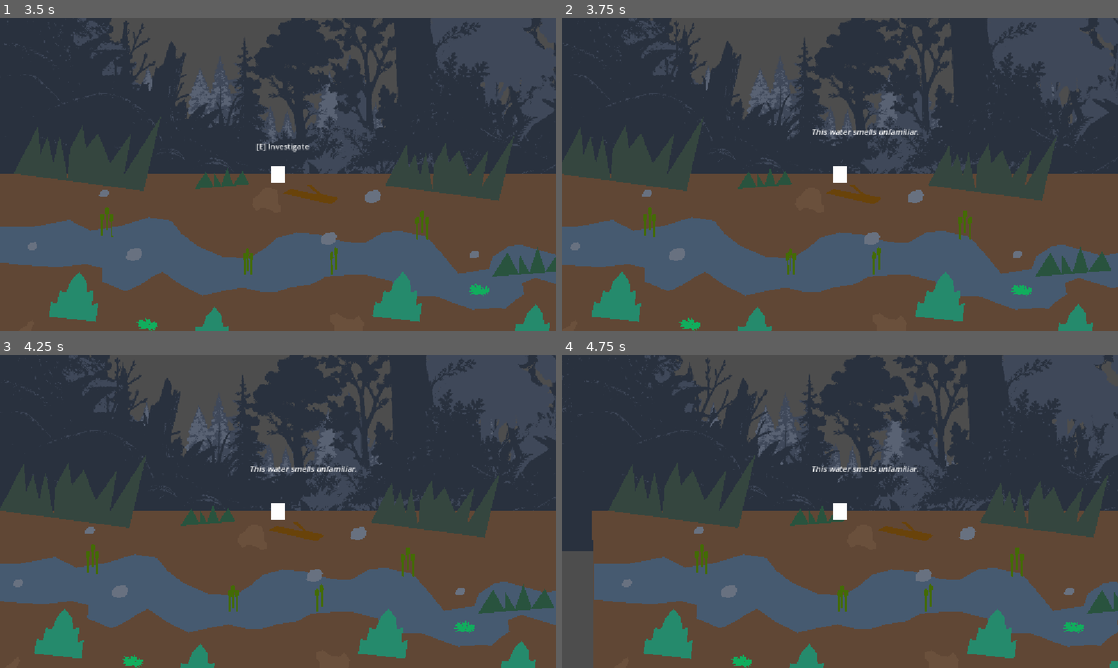
Above: before the commit, frames 1-4 (two rows, left to right).
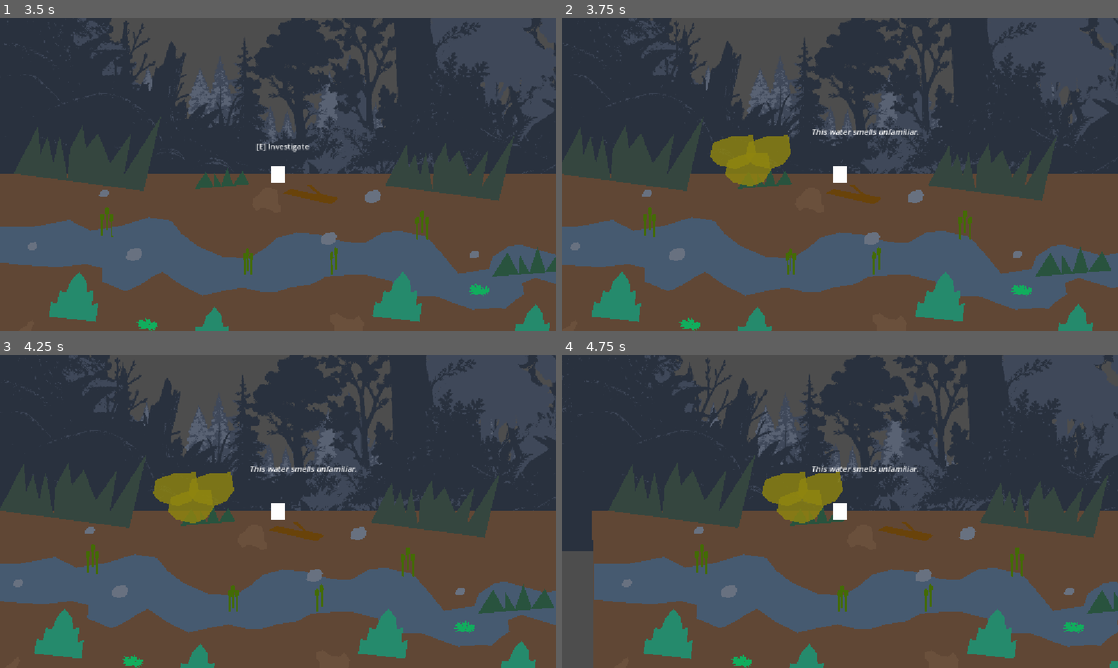
Above: after the commit, the same moments.

Repository: PhoenixMiele/a-dogs-life
Game: Godot game, scene res://scenes/creek/Creek.tscn
Two runs of this game, one before a commit and one after it. Both use one fixed random seed, a clock stepped at 60 frames per second and the inputs below. The project has no main scene, so this scene is started directly.
Inputs:
- Up to frame 1 (3.5 s): tap Enter at 0.5 s; hold D (move_right) 0.53-1.28 s; tap E (investigate) at 0.6, 1.35, 2.3, 2.85 s; hold A (move_left) 1.28-2.03 s; hold Shift (run) 2.03-2.78 s; hold D (move_right) from 2.03 s (still down)
- Up to frame 2 (3.75 s): release D (move_right) at 3.53 s; hold A (move_left) from 3.53 s (still down); tap E (investigate) at 3.6 s
- Up to frame 3 (4.25 s): keep holding A (move_left)
- Up to frame 4 (4.75 s): keep holding A (move_left); tap Shift (run) at 4.35 s; tap E (investigate) at 4.55 s

Frame 1 is identical in both runs. In frame 2, 1.7% of the frame differs, in the area x 26-42%, y 37-54%; in frame 3, 1.7%; in frame 4, 1.7%.

Commit message:
#21 Create Scent Visual System {Prototype}

Diff:
--- a/Game/scenes/creek/Creek.tscn
+++ b/Game/scenes/creek/Creek.tscn
@@ -6,6 +6,7 @@
 [ext_resource type="Texture2D" uid="uid://b17n03px3l6j0" path="res://assets/MidgroundTrees_placeholder.png" id="3_ci0bu"]
 [ext_resource type="Texture2D" uid="uid://ce887xia3juke" path="res://assets/NearTrees_placeholder.png" id="4_feo2y"]
 [ext_resource type="PackedScene" uid="uid://dqh5w4oitufu" path="res://scenes/investigation/InvestigationPoint.tscn" id="5_feo2y"]
+[ext_resource type="PackedScene" uid="uid://dhrnigafkw2eg" path="res://scenes/scent/ScentVisualManager.tscn" id="7_871m1"]
 
 [sub_resource type="RectangleShape2D" id="RectangleShape2D_g4v7s"]
 size = Vector2(2400, 400)
@@ -646,8 +647,8 @@
 repeat_investigation_texts = Array[String](["The smell is still unfamiliar."])
 investigation_id = "creek_water_1"
 has_scent = true
-repeat_scent_types = Array[String](["strong"])
-scent_colour = Color(0.934534, 0.00073004724, 0.9374233, 1)
+scent_type = "strong"
+scent_colour = Color(0.5641897, 0.5249983, 0.062343486, 1)
 
 [node name="InvestigationPoint2" parent="." unique_id=59980597 instance=ExtResource("5_feo2y")]
 position = Vector2(503, 4)
@@ -666,5 +667,8 @@
 [node name="CollisionShape2D" type="CollisionShape2D" parent="RightBoundary" unique_id=1905671173]
 shape = SubResource("RectangleShape2D_yf5fn")
 
+[node name="ScentVisualManager" parent="." unique_id=1032549496 instance=ExtResource("7_871m1")]
+
 [connection signal="investigated" from="InvestigationPoint" to="." method="_on_investigation_completed"]
+[connection signal="scent_detected" from="InvestigationPoint" to="ScentVisualManager" method="show_scent"]
 [connection signal="investigated" from="InvestigationPoint2" to="." method="_on_investigation_completed"]
--- /dev/null
+++ b/Game/scenes/scent/ScentVisual.tscn
@@ -0,0 +1,24 @@
+[gd_scene format=3 uid="uid://cg6ajfolefxdp"]
+
+[ext_resource type="Script" uid="uid://c1fp7re8bwy63" path="res://scripts/scent/scent_visual.gd" id="1_bd2dn"]
+
+[node name="ScentVisual" type="Node2D" unique_id=1324369443]
+script = ExtResource("1_bd2dn")
+colour = Color(0.7411765, 0.85882354, 0.09803922, 0.5647059)
+
+[node name="ScentBlob1" type="Polygon2D" parent="." unique_id=1853322460]
+color = Color(0.6392157, 0.6313726, 0, 0.36078432)
+polygon = PackedVector2Array(-144, -36.5, -177, -24.5, -182, -0.5, -169, 13.5, -138, 20.5, -116, 12.5, -103, -6.5, -108, -37.5)
+uv = PackedVector2Array(-144, -36.5, -177, -24.5, -182, -0.5, -169, 13.5, -138, 20.5, -116, 12.5, -103, -6.5, -108, -37.5)
+
+[node name="ScentBlob2" type="Polygon2D" parent="." unique_id=195567152]
+position = Vector2(-26, -30)
+color = Color(0.6392157, 0.6313726, 0, 0.36078432)
+polygon = PackedVector2Array(-144, -36.5, -177, -24.5, -182, -0.5, -169, 13.5, -138, 20.5, -116, 12.5, -103, -6.5, -108, -37.5)
+uv = PackedVector2Array(-144, -36.5, -177, -24.5, -182, -0.5, -169, 13.5, -138, 20.5, -116, 12.5, -103, -6.5, -108, -37.5)
+
+[node name="ScentBlob3" type="Polygon2D" parent="." unique_id=1318322862]
+position = Vector2(35, -30)
+color = Color(0.6392157, 0.6313726, 0, 0.36078432)
+polygon = PackedVector2Array(-144, -36.5, -177, -24.5, -182, -0.5, -169, 13.5, -138, 20.5, -116, 12.5, -103, -6.5, -108, -37.5)
+uv = PackedVector2Array(-144, -36.5, -177, -24.5, -182, -0.5, -169, 13.5, -138, 20.5, -116, 12.5, -103, -6.5, -108, -37.5)
--- /dev/null
+++ b/Game/scenes/scent/ScentVisualManager.tscn
@@ -0,0 +1,6 @@
+[gd_scene format=3 uid="uid://dhrnigafkw2eg"]
+
+[ext_resource type="Script" uid="uid://d0cuj0tphr1ps" path="res://scenes/scent/scent_visual_manager.gd" id="1_pmf53"]
+
+[node name="ScentVisualManager" type="Node2D" unique_id=1032549496]
+script = ExtResource("1_pmf53")
--- /dev/null
+++ b/Game/scenes/scent/scent_visual_manager.gd
@@ -0,0 +1,17 @@
+extends Node2D
+
+const SCENT_VISUAL_SCENE: PackedScene = preload("res://scenes/scent/ScentVisual.tscn")
+
+func show_scent(
+	scent_position: Vector2,
+	scent_type: String,
+	duration: float,
+	colour: Color,
+	creates_trail: bool
+) -> void:
+	var scent_visual = SCENT_VISUAL_SCENE.instantiate()
+	scent_visual.scent_type = scent_type
+	scent_visual.duration = duration
+	scent_visual.colour = colour
+	add_child(scent_visual)
+	scent_visual.global_position = scent_position
--- a/Game/scripts/creek/creek.gd
+++ b/Game/scripts/creek/creek.gd
@@ -16,3 +16,12 @@
 		"creek_water_1" in completed_investigations
 		and "creek_water_2" in completed_investigations
 	)
+
+# Called when the node enters the scene tree for the first time.
+func _ready() -> void:
+	pass # Replace with function body.
+
+
+# Called every frame. 'delta' is the elapsed time since the previous frame.
+func _process(delta: float) -> void:
+	pass
--- a/Game/scripts/interaction/investigation_point.gd
+++ b/Game/scripts/interaction/investigation_point.gd
@@ -1,6 +1,12 @@
 extends Area2D
 signal investigated(investigation_id: String)
-signal scent_detected(scent_type: String, duration: float, colour: Color, creates_trail: bool)
+signal scent_detected(
+	position: Vector2,
+	scent_type: String,
+	duration: float,
+	colour: Color,
+	creates_trail: bool
+)
 
 var dog_nearby: bool = false
 var dog: Node2D = null
@@ -14,6 +20,7 @@
 @export var text_display_duration: float = 5.0
 @export var investigation_id: String = ""
 @export var has_scent: bool = false
+@export var repeat_has_scent: Array[bool] = []
 @export_enum("isolated", "faint", "strong") var scent_type: String = "isolated"
 @export var repeat_scent_types: Array[String] = []
 @export var scent_duration: float = 5.0
@@ -45,8 +52,14 @@
 		for point in get_tree().get_nodes_in_group("investigation_point"):
 			point.hide_investigation_text()
 		investigated.emit(investigation_id)
-		if has_scent:
-			scent_detected.emit(_get_current_scent_type(), scent_duration, scent_colour, creates_trail)
+		if _current_investigation_has_scent():
+			scent_detected.emit(
+			global_position,
+			_get_current_scent_type(),
+			scent_duration,
+			scent_colour,
+			creates_trail
+			)
 		interaction_prompt.hide()
 		investigation_label.text = "[i]%s[/i]" % _get_current_investigation_text()
 		investigation_label.global_position = dog.global_position + Vector2(-60, -100)
@@ -81,3 +94,14 @@
 		return repeat_scent_types[repeat_index]
 
 	return scent_type
+
+func _current_investigation_has_scent() -> bool:
+	if investigation_count == 0:
+		return has_scent
+
+	var repeat_index: int = investigation_count - 1
+
+	if repeat_index < repeat_has_scent.size():
+		return repeat_has_scent[repeat_index]
+
+	return has_scent
--- /dev/null
+++ b/Game/scripts/scent/scent_visual.gd
@@ -0,0 +1,47 @@
+extends Node2D
+
+@export_enum("isolated", "faint", "strong") var scent_type: String = "isolated"
+@export var duration: float = 5.0
+@export var colour: Color = Color.WHITE
+
+@onready var scent_blobs: Array[Polygon2D] = [
+	$ScentBlob1,
+	$ScentBlob2,
+	$ScentBlob3
+]
+
+func _ready() -> void:
+	for scent_blob in scent_blobs:
+		var display_colour: Color = colour
+		display_colour.a = scent_blob.color.a
+		scent_blob.color = display_colour
+
+	_apply_scent_type()
+	_start_lifetime()
+
+func _apply_scent_type() -> void:
+	var scent_alpha: float
+	var scent_scale: float
+
+	match scent_type:
+		"faint":
+			scent_alpha = 0.25
+			scent_scale = 0.8
+		"isolated":
+			scent_alpha = 0.5
+			scent_scale = 1.0
+		"strong":
+			scent_alpha = 0.8
+			scent_scale = 1.2
+
+	scale = Vector2(scent_scale, scent_scale)
+
+	for scent_blob in scent_blobs:
+		scent_blob.color.a = scent_alpha
+
+	for scent_blob in scent_blobs:
+		scent_blob.color.a = scent_alpha
+
+func _start_lifetime() -> void:
+	await get_tree().create_timer(duration).timeout
+	queue_free()
Not shown, added: Game/scenes/scent/scent_visual_manager.gd.uid
Not shown, added: Game/scripts/scent/scent_visual.gd.uid
